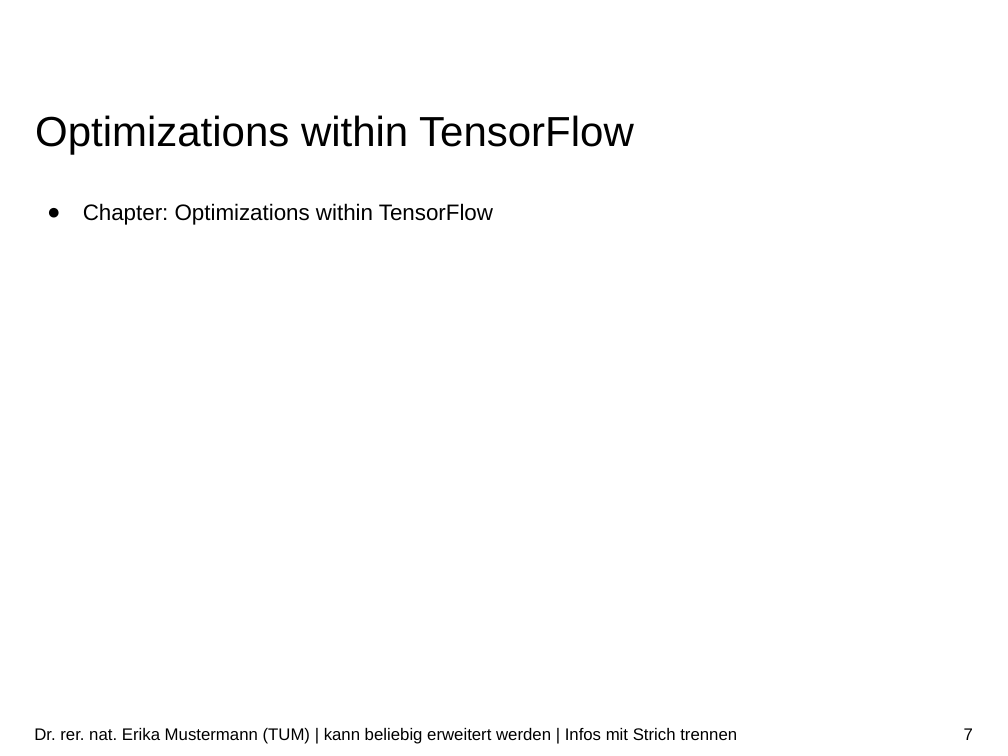
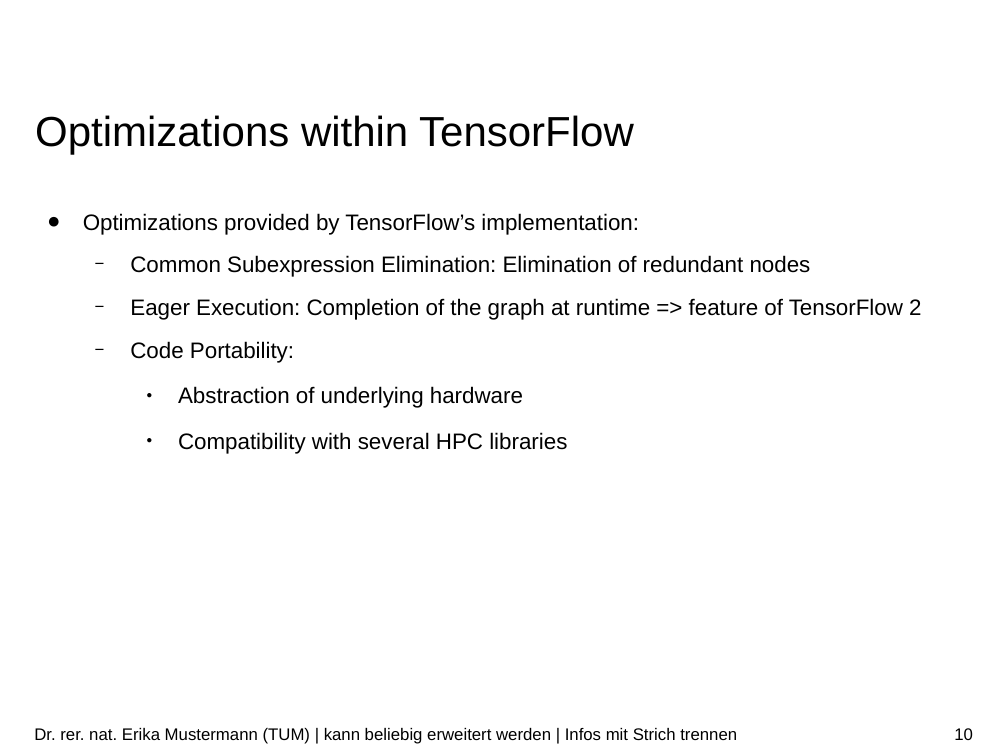
Before and after one commit to ekm01/EPHPC, a slide deck: slide 10 of Presentation/EPHPC_Presentation.odp (slide 7 before the commit). Drawn at 1008x756 pixels with LibreOffice and Linux fonts; fonts in the diff are those of the drawing; background and template pictures are left out. Boxes give left, top, right and bottom in pixels: in the first picture for what was removed or moved away, otherwise in the second. Text is boxed around its words. In the diff, an @@ line names an element or a change of style, - is before the commit and + after.

```diff
--- a/Presentation/EPHPC_Presentation.odp
+++ b/Presentation/EPHPC_Presentation.odp
@@ text at (x1=83, y1=213, x2=921, y2=454): text changed @@
-● Chapter: Optimizations within TensorFlow
+● Optimizations provided by TensorFlow’s implementation:
+  − Common Subexpression Elimination: Elimination of redundant nodes
+  − Eager Execution: Completion of the graph at runtime => feature of TensorFlow 2
+  − Code Portability:
+    ● Abstraction of underlying hardware
+    ● Compatibility with several HPC libraries
@@ page number at (x1=954, y1=728, x2=973, y2=740): text changed @@
-7
+10
```
Also in this commit, not shown: 4 other slides changed, 4 slides added, 4 other files.
